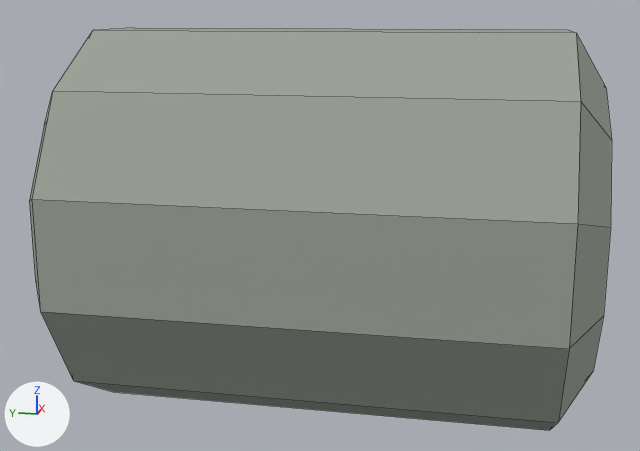
The OBJ model assets/models/equipment/tianhe_tr10_reactor/LOD2/th_cryostat.obj, before and after one commit.
Rendered twice from a 50 mm lens placed at (-8.68, -1.62, 2.09), pointed at (-0.04, 0.11, -0.07). The lights are fixed; the arrows at lower left show +X, +Y and +Z. The first picture is the older version. Mesh edges are drawn as thin lines. Where no turn or scale is listed for an object, it has been applied to the vertices. Vertices at exactly the same position are counted once.

In view in the first picture: 'th_cryostat'.
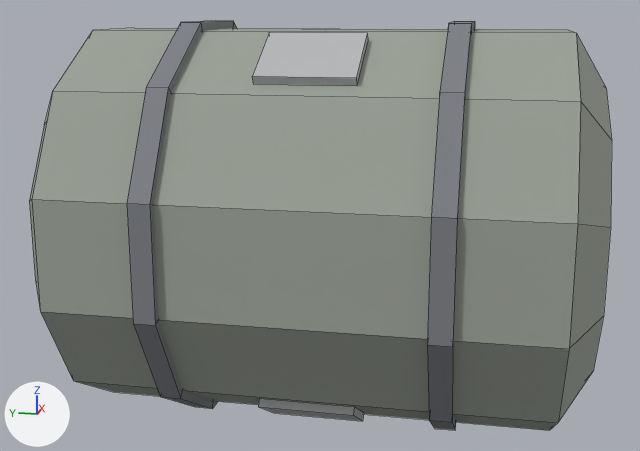
Boxes (x1, y1, x2, y2) around the edits, measured in the pictures (640 x 451 px):
```json
{"object": "th_cryostat", "change": "reshaped", "before": [29, 28, 612, 430], "after": [29, 21, 612, 430]}
{"part": 1, "of": "me_th_cryostat", "change": "added", "after": [127, 21, 237, 409]}
{"part": 2, "of": "me_th_cryostat", "change": "added", "after": [427, 21, 475, 430]}
{"part": 3, "of": "me_th_cryostat", "change": "added", "after": [252, 32, 368, 421]}
```

Edits to the scene script, one JSON object a line:
```json
{"op": "add", "block": "mat_eq_metal_band", "code": ["mat_eq_metal_band = principled_material('eq_metal_band')", "mat_eq_metal_band.base_color = (0.2, 0.21, 0.23)  # grey #7c7e84", "mat_eq_metal_band.roughness = 0.717"]}
{"op": "add", "block": "mat_eq_metal_panel", "code": ["mat_eq_metal_panel = principled_material('eq_metal_panel')", "mat_eq_metal_panel.base_color = (0.47, 0.48, 0.49)  # grey #b6b8ba", "mat_eq_metal_panel.roughness = 0.8"]}
{"block": "me_th_cryostat", "where": "# used by ob_th_cryostat; location = (0.0, 0.0, 0.0)"}
{"op": "remove", "block": "me_th_cryostat", "code": "me_th_cryostat.from_pydata(...)  # 48 vertices, 36 faces; spans x -1.88..1.88, y -2.55..2.55, z -1.88..1.88"}
{"op": "add", "block": "me_th_cryostat", "code": "me_th_cryostat.from_pydata(...)  # 176 vertices, 156 faces; spans x -1.96..1.96, y -2.55..2.55, z -1.96..1.96"}
{"block": "me_th_cryostat", "change": "me_th_cryostat part 1: a new loose piece of 48 vertices spanning x -1.96..1.96, y 1.15..1.35, z -1.96..1.96, in mat_eq_metal_band (grey #7c7e84)"}
{"block": "me_th_cryostat", "change": "me_th_cryostat part 2: a new loose piece of 48 vertices spanning x -1.96..1.96, y -1.35..-1.15, z -1.96..1.96, in mat_eq_metal_band (grey #7c7e84)"}
{"block": "me_th_cryostat", "change": "me_th_cryostat part 3"}
{"block": "me_th_cryostat", "change": "16 vertices are added at x -1.28..1.28, y -0.45, z -1.88..1.88"}
{"block": "me_th_cryostat", "change": "16 new vertices lie (0.0, 0.9, 0.0) away from vertices in x -1.28..1.28, y -0.45, z -1.88..1.88"}
{"block": "me_th_cryostat", "change": "24 new faces join them, mat_eq_metal_panel (grey #b6b8ba)"}
{"op": "add", "block": "me_th_cryostat", "code": "me_th_cryostat.materials.append(mat_eq_metal_band)  # grey #7c7e84"}
{"op": "add", "block": "me_th_cryostat", "code": "me_th_cryostat.materials.append(mat_eq_metal_panel)  # grey #b6b8ba"}
```
